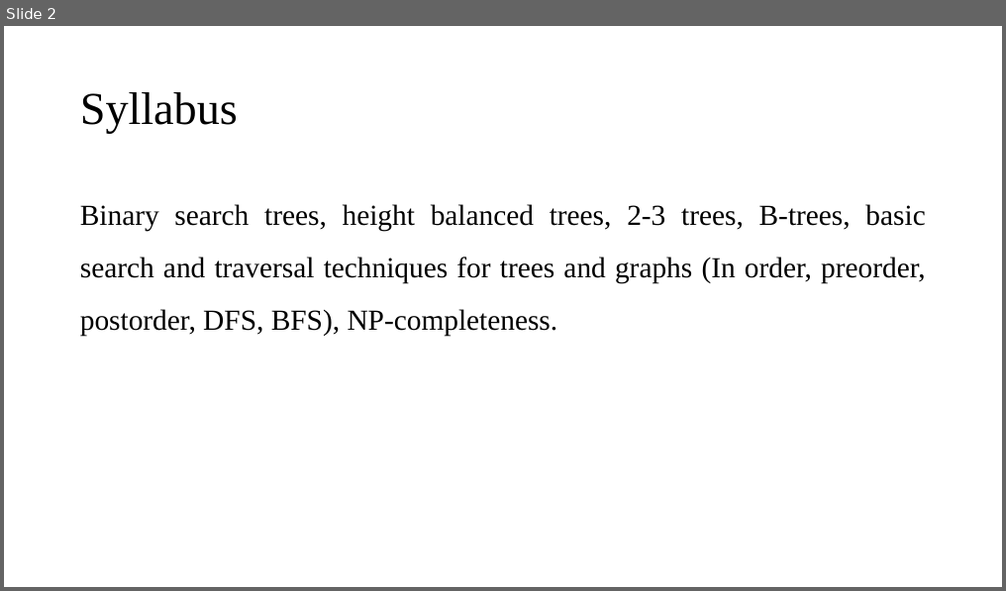
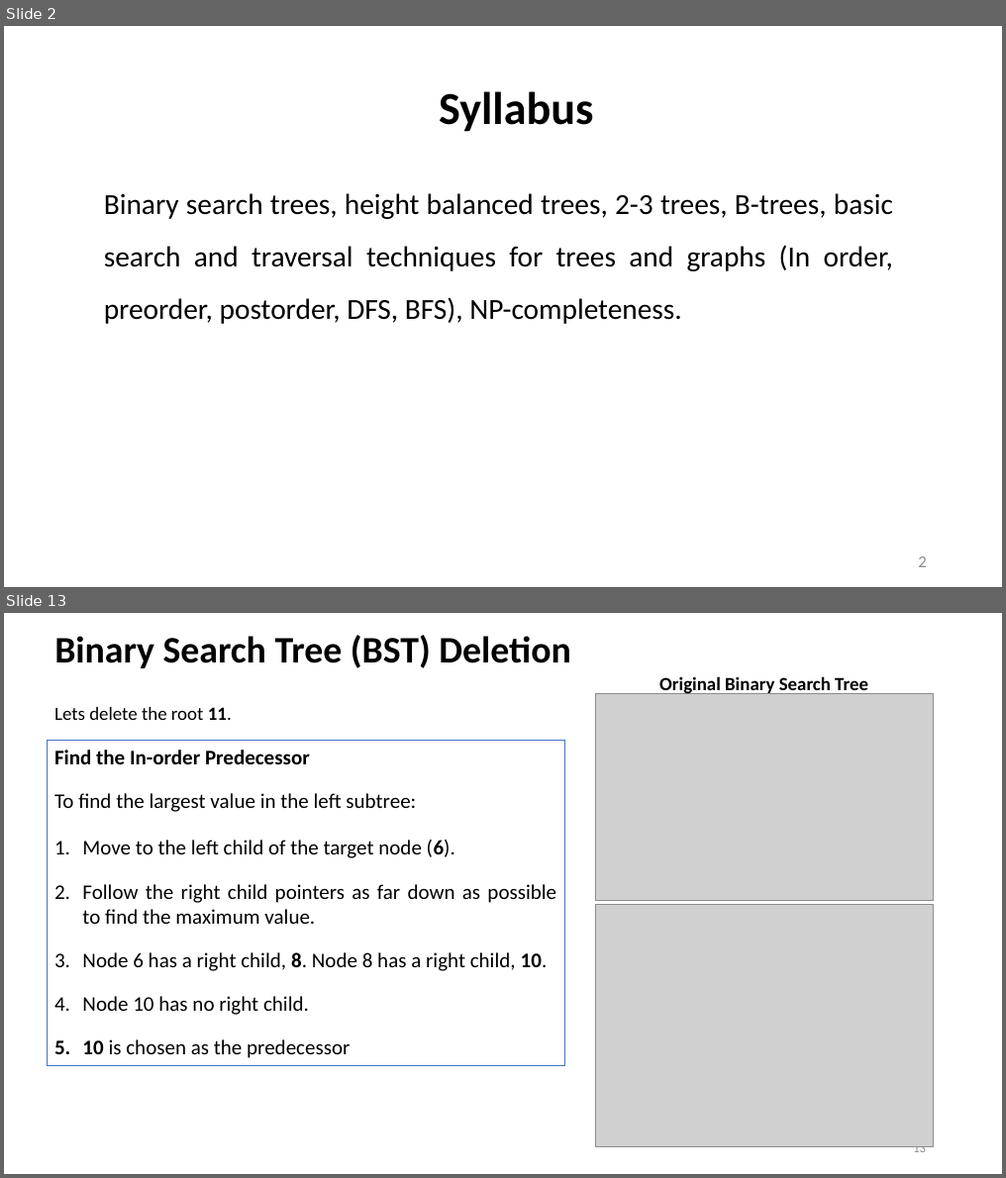
Before and after one commit to dayanandyadav205/CS-402-ADA, a slide deck: PPT_Notes/Unit-5_CS-402_ADA/Unit-5_CS-402_ADA.pptx. Shown one above the other, each under a label of ours: slide 2 before the commit, slides 2 and 13 after it; the slides between them are not shown. The pictures are 1006x591 and 1006x1178 pixels, drawn with LibreOffice and Linux fonts; fonts in the diff are those of the drawing; grey boxes stand for pictures. Boxes give left, top, right and bottom in pixels: in the first picture for what was removed or moved away, otherwise in the second. Text is boxed around its words. In the diff, an @@ line names an element or a change of style, - is before the commit and + after.

```diff
--- a/PPT_Notes/Unit-5_CS-402_ADA/Unit-5_CS-402_ADA.pptx
+++ b/PPT_Notes/Unit-5_CS-402_ADA/Unit-5_CS-402_ADA.pptx
@@ slide 13 added at box(4, 613, 1002, 1174), background #FFFFFF @@
@@ title added at box(54, 635, 571, 668), 36 pt, text #000000, bold @@
+Binary Search Tree (BST) Deletion
@@ picture added at box(595, 693, 933, 900) @@
@@ text added at box(659, 676, 868, 695), 18 pt, text #000000, bold @@
+Original Binary Search Tree
@@ text added at box(54, 707, 232, 720), 18 pt, text #000000 @@
+Lets delete the root 11.
@@ rectangle added at box(48, 741, 564, 1065), outline #4472C4 0.75 pt, 20 pt, text #000000 @@
+Find the In-order Predecessor
+To find the largest value in the left subtree:
+1. Move to the left child of the target node (6).
+2. Follow the right child pointers as far down as possible to find the maximum value.
+3. Node 6 has a right child, 8. Node 8 has a right child, 10.
+4. Node 10 has no right child.
+5. 10 is chosen as the predecessor
@@ picture added at box(595, 905, 933, 1148) @@
@@ page number added at box(913, 1147, 926, 1153), 12 pt, text #8C8C8C @@
+13
@@ slide 2 changed as well @@
@@ title "Syllabus": place and size @@
-title "Syllabus" at box(80, 92, 238, 134)
+title "Syllabus" at box(439, 91, 593, 132)
@@ title "Syllabus" at box(439, 91, 593, 132): font Times New Roman to Calibri, bold on; alignment left to centre @@
@@ text "Binary search trees, height balanced ...": place and size @@
-text "Binary search trees, height balanced ..." at box(80, 204, 926, 336)
+text "Binary search trees, height balanced ..." at box(104, 193, 893, 324)
@@ text "Binary search trees, height balanced ..." at box(104, 193, 893, 324): font Times New Roman to Calibri @@
@@ page number added at box(918, 557, 926, 568), 16 pt, text #8C8C8C @@
+2
```
Also in this commit, not shown: 12 other slides changed, 29 other slides added, 20 slides removed, 13 other files.
